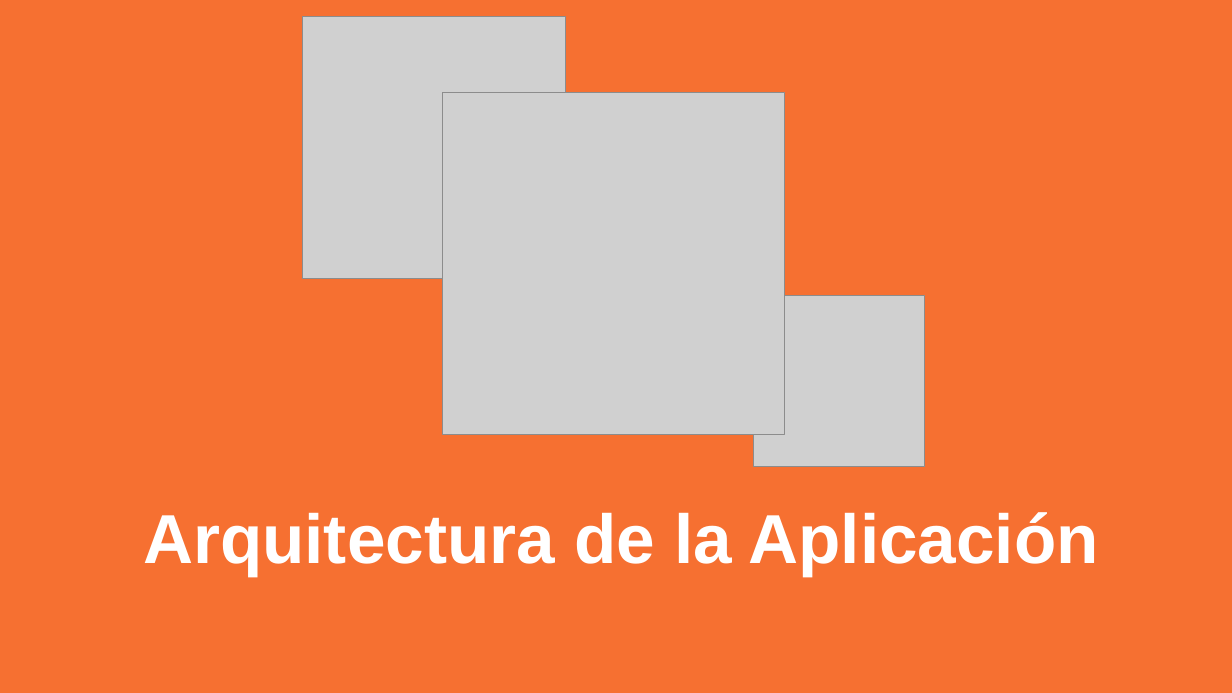
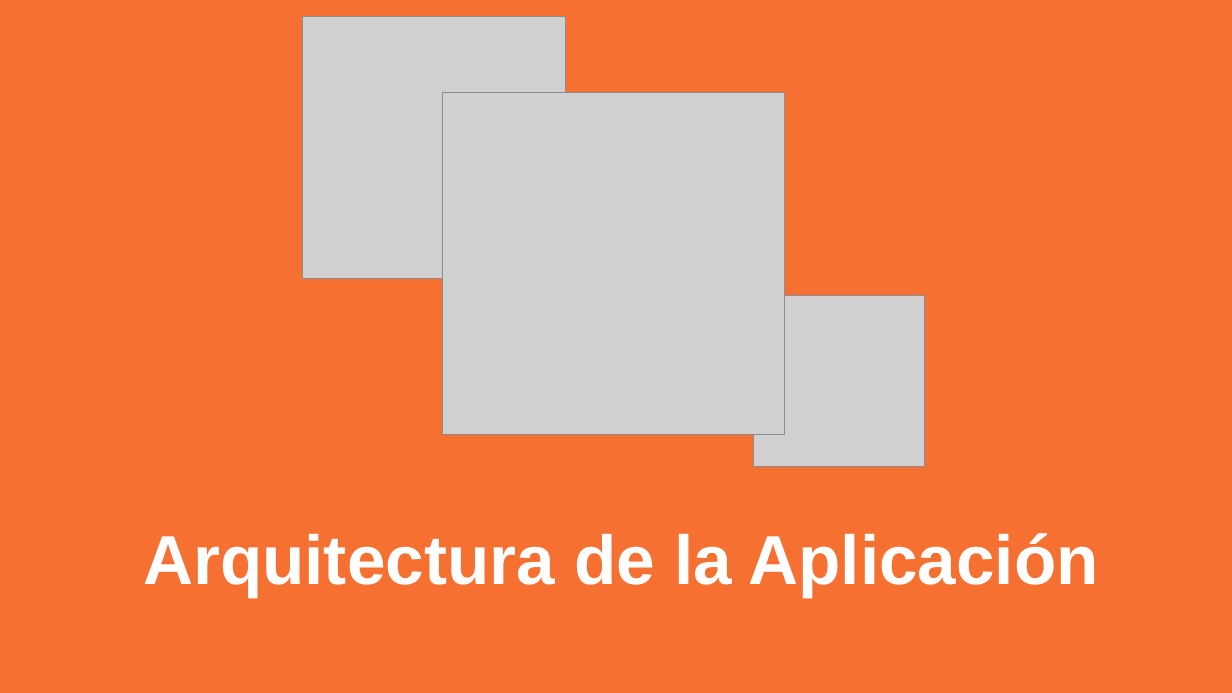
Before and after one commit to evencio97/Proyecto_ATI, a slide deck: slide 1 of fase_2.pptx. Drawn at 1232x693 pixels with LibreOffice and Linux fonts; fonts in the diff are those of the drawing; grey boxes stand for pictures. Boxes give left, top, right and bottom in pixels: in the first picture for what was removed or moved away, otherwise in the second. Text is boxed around its words. In the diff, an @@ line names an element or a change of style, - is before the commit and + after.

```diff
--- a/fase_2.pptx
+++ b/fase_2.pptx
@@ title "Arquitectura de la Aplicación": place and size @@
-title "Arquitectura de la Aplicación" at bbox=[143, 512, 1099, 575]
+title "Arquitectura de la Aplicación" at bbox=[143, 533, 1099, 596]
```
Also in this commit, not shown: 1 other slide changed.
